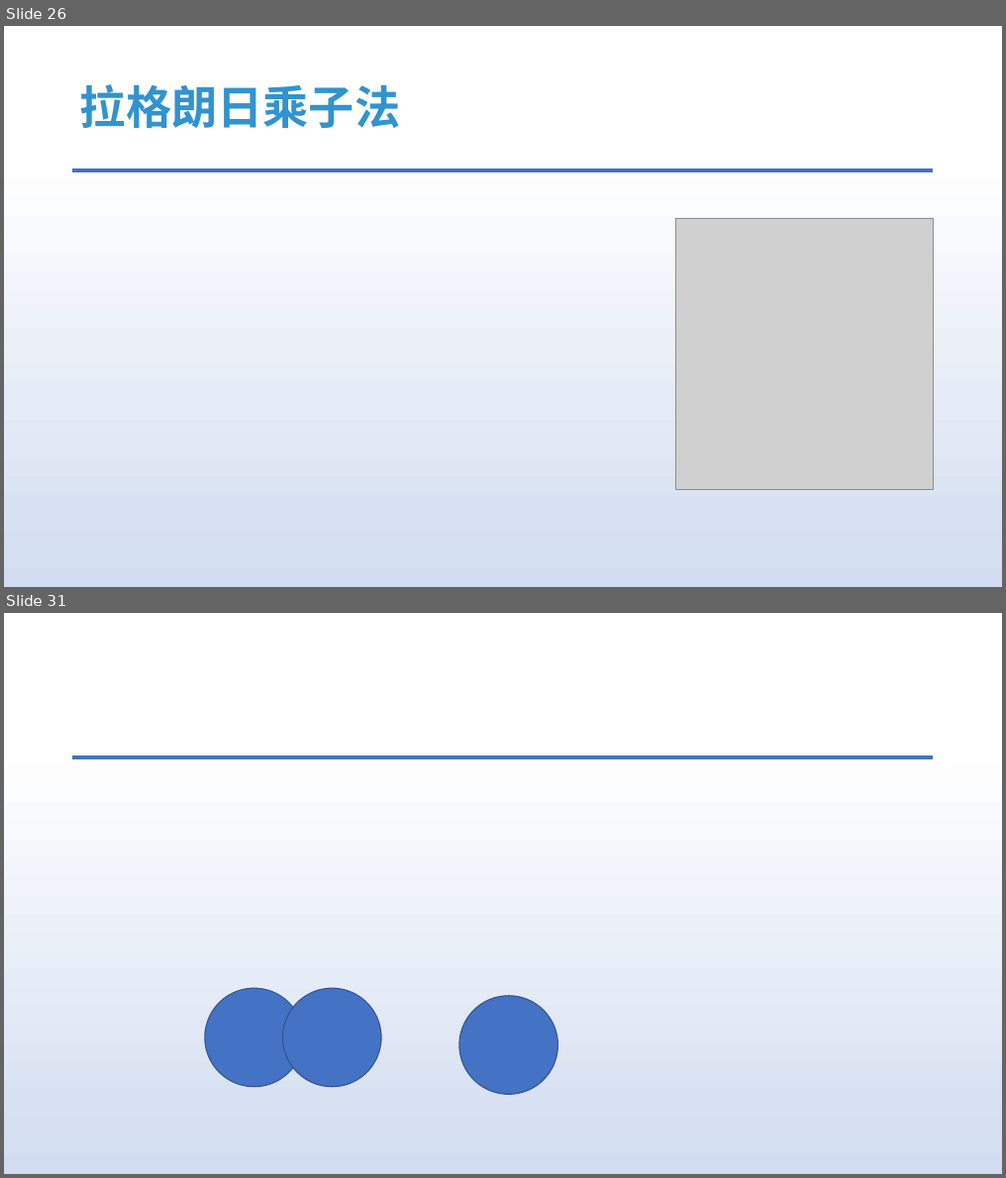
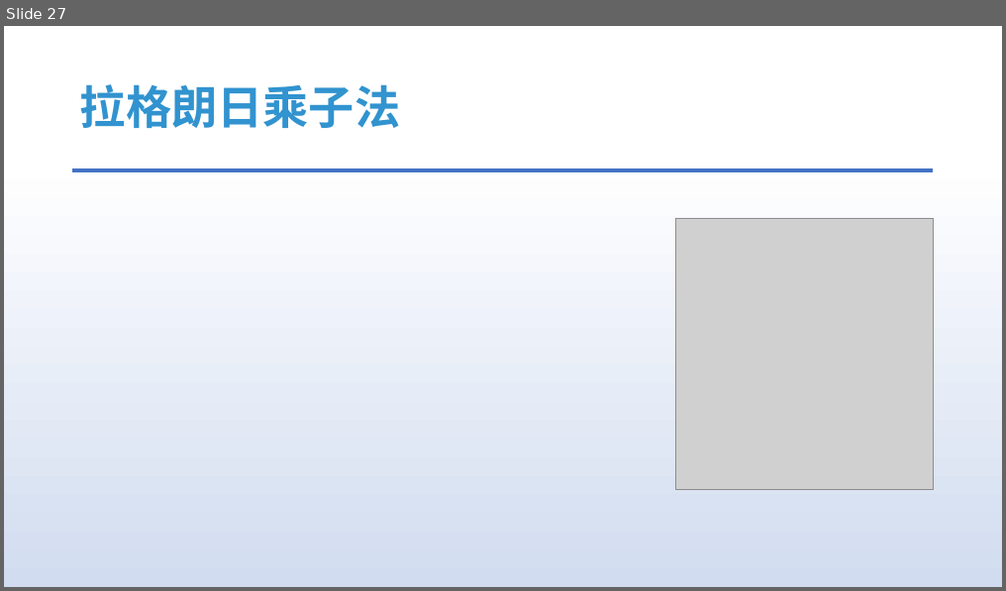
Before and after one commit to answerear/UnityFluid, a slide deck: doc/流体模拟入门分享-Part II.pptx. Shown one above the other, each under a label of ours: slides 26 and 31 before the commit, slide 27 after it; the slides between them are not shown. The pictures are 1006x1178 and 1006x591 pixels, drawn with LibreOffice and Linux fonts; fonts in the diff are those of the drawing; grey boxes stand for pictures. Boxes give left, top, right and bottom in pixels: in the first picture for what was removed or moved away, otherwise in the second. Text is boxed around its words. In the diff, an @@ line names an element or a change of style, - is before the commit and + after.

```diff
--- a/doc/流体模拟入门分享-Part II.pptx
+++ b/doc/流体模拟入门分享-Part II.pptx
@@ slide 31 removed at (4,613,1002,1174), background gradient #FFFFFF to #D1DCF0 to #DAE3F3 to #ABC0E4 to #BECEEA to #C7D5ED; not listed: 1 template element that a slide beside it also shows @@
@@ ellipse removed at (205,989,303,1087) @@
@@ ellipse removed at (282,989,381,1087) @@
@@ ellipse removed at (459,996,558,1095) @@
@@ what was slide 26 is now slide 27 @@
```
Also in this commit, not shown: 3 slides changed, 14 slides added, 4 other slides removed.
